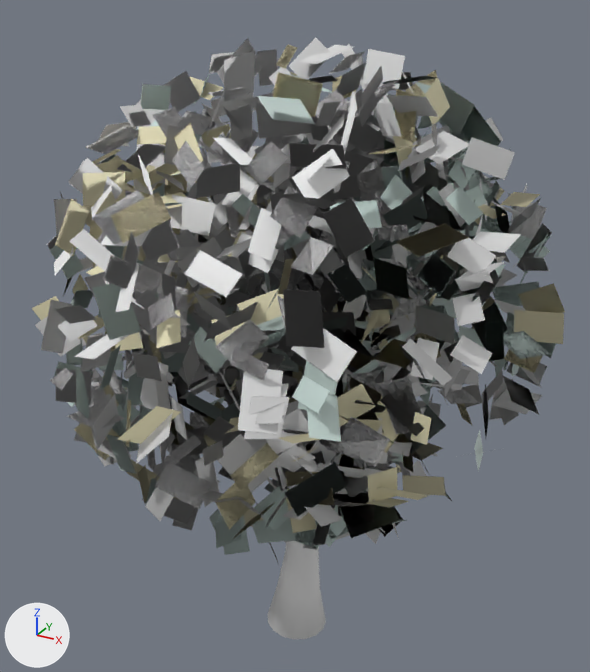
A saved change to the glTF model public/models/homes/tree-maple-hero.lod0.glb.
The view is the same before and after, from a camera (50 mm lens) standing at (2.0, -3.69, 3.87) and looking at (-0.06, 0.06, 2.0). Every picture has the same lights, and +X, +Y and +Z are marked at lower left. The first picture is the older version. Vertices at exactly the same position are counted once.

Names of what the first picture shows: 'tree-maple-hero'.
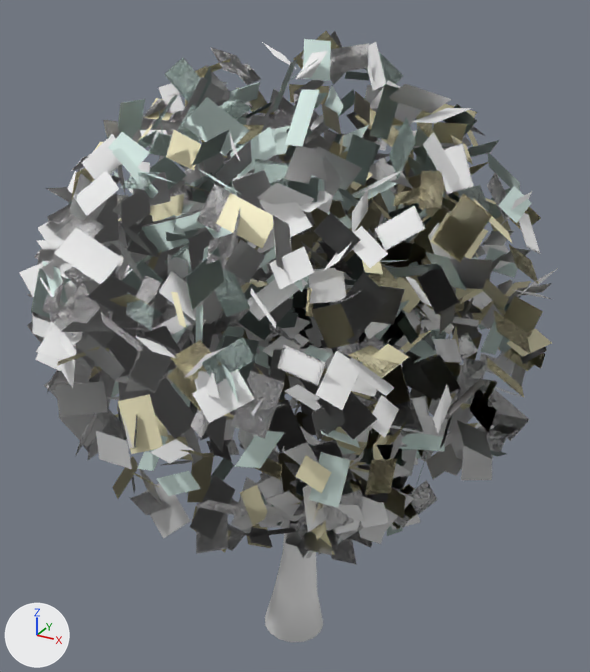
What the commit changed:
me_tree_maple_hero is used by ob_tree_maple_hero; location (0.0, 0.0, 1.8); scale (1.81, 1.81, 1.81).
me_tree_maple_hero had 14085 vertices, 15586 faces and spanned x -0.77..0.77, y -0.76..0.76, z -1.0..1.0.
me_tree_maple_hero now has 14085 vertices, 15586 faces and spans x -0.76..0.76, y -0.77..0.77, z -1.0..1.0.
me_tree_maple_hero part 1: 13859 of 14085 vertices moved; they spanned x -0.77..0.77, y -0.76..0.76, z -1.0..1.0 and now span x -0.76..0.76, y -0.77..0.77, z -1.0..1.0; mean shift (-0.01, -0.08, 0.0); largest move (-0.34, 0.58, -0.09) -> (0.39, -0.55, 0.59).
me_tree_maple_hero part 2: 12546 kept faces spanning x -0.76..0.76, y -0.77..0.77, z -1.0..1.0 get new vertex colours.
Other edits to the shape of me_tree_maple_hero do not show in these pictures.
Object 'tree-maple-hero' (ob_tree_maple_hero) moves from (0.0, 0.0, 1.8) to (0.0, 0.0, 1.807).
Object 'tree-maple-hero' (ob_tree_maple_hero) is rescaled from (1.81, 1.81, 1.81) to (1.82, 1.82, 1.82).

What differs and where, as boxes [x1, y1, x2, y2] in the pictures (590 x 672 px; the box of a moved part takes in the faces that stretch with it):
'tree-maple-hero', reshaped, moved, rescaled: before [32, 37, 565, 639]; after [19, 31, 558, 642]
part 1 of me_tree_maple_hero, moved or reshaped (mostly hidden): before [150, 111, 429, 639]; after [202, 314, 425, 642]
part 2 of me_tree_maple_hero, recoloured: before [32, 37, 565, 639]; after [19, 31, 558, 642]
